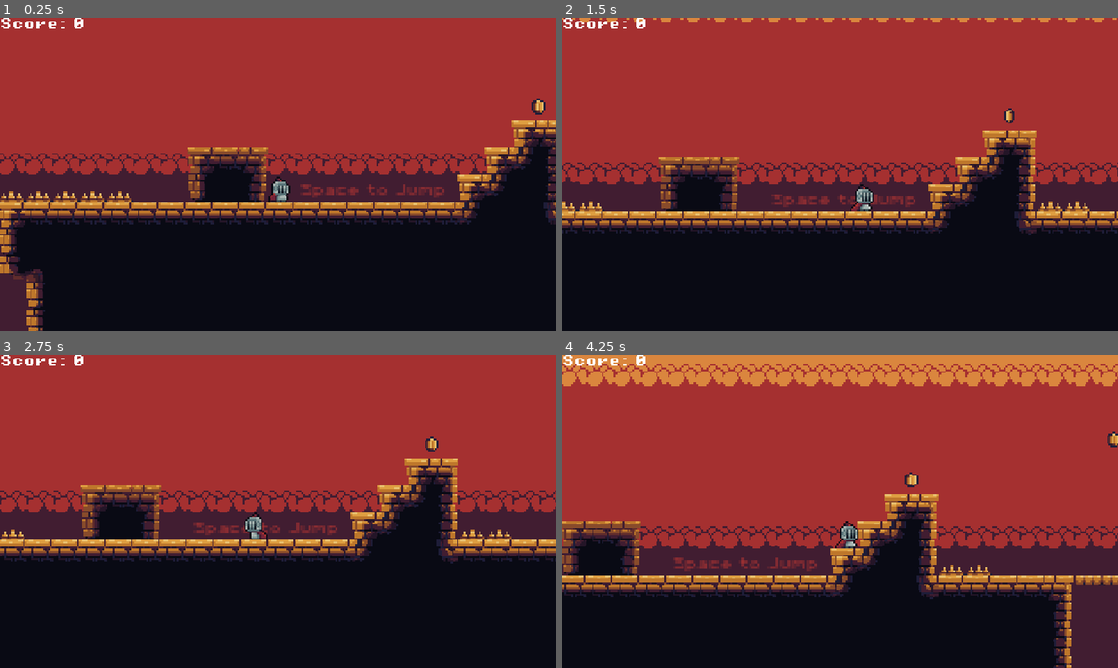
Above: before the commit, frames 1-4 (two rows, left to right).
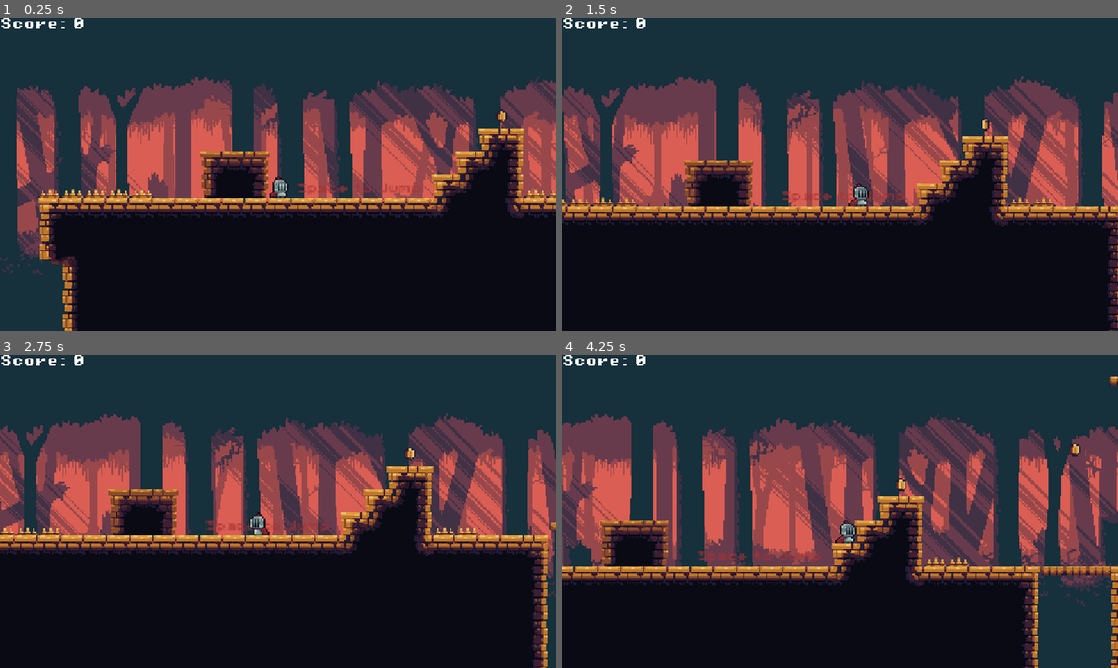
Above: after the commit, the same moments.

Repository: DrewFajardo/GD-Platformer-Project
Game: Godot game, scene res://scenes/main.tscn
Two runs of this game, one before a commit and one after it. Both use one fixed random seed, a clock stepped at 60 frames per second and the inputs below.
Inputs:
- Up to frame 1 (0.25 s): no input
- Up to frame 2 (1.5 s): hold Right (move_right) from 0.53 s (still down); tap Space (jump) at 0.77 s
- Up to frame 3 (2.75 s): tap Space (jump) at 1.52 s; release Right (move_right) at 2.03 s; hold A (move_left) from 2.03 s (still down)
- Up to frame 4 (4.25 s): release A (move_left) at 2.78 s; hold Right (move_right) from 2.78 s (still down); tap Space (jump) at 3.02, 3.77 s

The runs differ from the first frame. In frame 1, 66% of the frame differs, in the area x 0-100%, y 0-100%; in frame 2, 65%; in frame 3, 63%; in frame 4, 76%.

Commit message:
Added Temporary Parallax

Diff:
--- a/project.godot
+++ b/project.godot
@@ -16,6 +16,8 @@
 
 [display]
 
+window/size/window_width_override=1280
+window/size/window_height_override=720
 window/stretch/mode="canvas_items"
 
 [dotnet]
--- a/scenes/main.tscn
+++ b/scenes/main.tscn
@@ -1,7 +1,8 @@
-[gd_scene load_steps=26 format=4 uid="uid://dk5nlijn4fg7x"]
+[gd_scene load_steps=27 format=4 uid="uid://dk5nlijn4fg7x"]
 
 [ext_resource type="Texture2D" uid="uid://cj38kn888jdaw" path="res://assets/sprites/Tiles/Cursed-Tilesets [16x16]/simple.png" id="1_0wfyh"]
 [ext_resource type="Script" uid="uid://dpblanwu8e7uy" path="res://scripts/score_manager.gd" id="1_85g3d"]
+[ext_resource type="PackedScene" uid="uid://c8717qcg8un7n" path="res://scenes/parallax.tscn" id="1_choun"]
 [ext_resource type="PackedScene" uid="uid://dpyjhyws1isrw" path="res://scenes/player.tscn" id="2_0wfyh"]
 [ext_resource type="FontFile" uid="uid://bl8qlsh57v5hg" path="res://assets/fonts/PixelOperator8-Bold.ttf" id="2_85g3d"]
 [ext_resource type="PackedScene" uid="uid://12imovyfuclf" path="res://scenes/platform.tscn" id="3_sugp2"]
@@ -340,7 +341,9 @@
 
 [node name="Main" type="Node2D"]
 
-[node name="Player" parent="." instance=ExtResource("2_0wfyh")]
+[node name="Parallax" parent="." instance=ExtResource("1_choun")]
+
+[node name="Player" parent="Parallax" instance=ExtResource("2_0wfyh")]
 position = Vector2(-90, -16)
 
 [node name="Tutorials" type="Node" parent="."]
@@ -382,6 +385,7 @@
 tile_set = SubResource("TileSet_tbgi4")
 
 [node name="background" type="TileMapLayer" parent="map"]
+visible = false
 show_behind_parent = true
 z_index = -2
 position = Vector2(-32, -64)
--- /dev/null
+++ b/scenes/parallax.tscn
@@ -0,0 +1,46 @@
+[gd_scene load_steps=5 format=3 uid="uid://c8717qcg8un7n"]
+
+[ext_resource type="Texture2D" uid="uid://u1whed1l60om" path="res://assets/sprites/Tiles/layers/parallax-demon-woods-bg.png" id="1_m2aw8"]
+[ext_resource type="Texture2D" uid="uid://c7kpkap22n1j" path="res://assets/sprites/Tiles/layers/parallax-demon-woods-far-trees.png" id="2_m6okp"]
+[ext_resource type="Texture2D" uid="uid://cahwp7d4rh5aw" path="res://assets/sprites/Tiles/layers/parallax-demon-woods-mid-trees.png" id="3_dgjee"]
+[ext_resource type="Texture2D" uid="uid://brtwpj8k13kwx" path="res://assets/sprites/Tiles/layers/parallax-demon-woods-close-trees.png" id="4_quimm"]
+
+[node name="Parallax" type="Node2D"]
+
+[node name="ParallaxBackground" type="ParallaxBackground" parent="."]
+
+[node name="ParallaxLayer" type="ParallaxLayer" parent="ParallaxBackground"]
+position = Vector2(0, -50)
+motion_scale = Vector2(0, 0)
+motion_mirroring = Vector2(480, 0)
+
+[node name="Sprite2D" type="Sprite2D" parent="ParallaxBackground/ParallaxLayer"]
+texture = ExtResource("1_m2aw8")
+centered = false
+
+[node name="ParallaxLayer2" type="ParallaxLayer" parent="ParallaxBackground"]
+position = Vector2(0, -50)
+motion_scale = Vector2(0.2, 0)
+motion_mirroring = Vector2(592, 0)
+
+[node name="Sprite2D" type="Sprite2D" parent="ParallaxBackground/ParallaxLayer2"]
+texture = ExtResource("2_m6okp")
+centered = false
+
+[node name="ParallaxLayer3" type="ParallaxLayer" parent="ParallaxBackground"]
+position = Vector2(0, -50)
+motion_scale = Vector2(0.5, 0)
+motion_mirroring = Vector2(592, 0)
+
+[node name="Sprite2D" type="Sprite2D" parent="ParallaxBackground/ParallaxLayer3"]
+texture = ExtResource("3_dgjee")
+centered = false
+
+[node name="ParallaxLayer4" type="ParallaxLayer" parent="ParallaxBackground"]
+position = Vector2(0, -50)
+motion_scale = Vector2(1, 0)
+motion_mirroring = Vector2(592, 0)
+
+[node name="Sprite2D" type="Sprite2D" parent="ParallaxBackground/ParallaxLayer4"]
+texture = ExtResource("4_quimm")
+centered = false
--- a/scenes/platform.tscn
+++ b/scenes/platform.tscn
@@ -1,6 +1,6 @@
 [gd_scene load_steps=3 format=3 uid="uid://12imovyfuclf"]
 
-[ext_resource type="Texture2D" uid="uid://drq0jgdtxs5xh" path="res://assets/sprites/Tiles/platform.png" id="1_ba0x2"]
+[ext_resource type="Texture2D" uid="uid://drq0jgdtxs5xh" path="res://assets/sprites/Tiles/Cursed-Tilesets [16x16]/platform.png" id="1_ba0x2"]
 
 [sub_resource type="RectangleShape2D" id="RectangleShape2D_nlgqw"]
 size = Vector2(48, 6)
--- a/scenes/player.tscn
+++ b/scenes/player.tscn
@@ -138,7 +138,7 @@
 wait_time = 0.4
 
 [node name="Camera2D" type="Camera2D" parent="."]
-zoom = Vector2(3.5, 3.5)
+zoom = Vector2(3, 3)
 limit_bottom = 120
 limit_smoothed = true
 position_smoothing_enabled = true
Renamed: assets/sprites/Tiles/platform.png -> assets/sprites/Tiles/Cursed-Tilesets [16x16]/platform.png
Not shown, added: assets/sprites/Tiles/Cursed-Tilesets [16x16]/platform.png.import
Binary file added: assets/sprites/Tiles/layers/parallax-demon-woods-bg.png
Not shown, added: assets/sprites/Tiles/layers/parallax-demon-woods-bg.png.import
Binary file added: assets/sprites/Tiles/layers/parallax-demon-woods-close-trees.png
Not shown, added: assets/sprites/Tiles/layers/parallax-demon-woods-close-trees.png.import
Binary file added: assets/sprites/Tiles/layers/parallax-demon-woods-far-trees.png
Not shown, changed: assets/sprites/Tiles/layers/parallax-demon-woods-far-trees.png.import
Binary file added: assets/sprites/Tiles/layers/parallax-demon-woods-mid-trees.png
Not shown, added: assets/sprites/Tiles/layers/parallax-demon-woods-mid-trees.png.import
